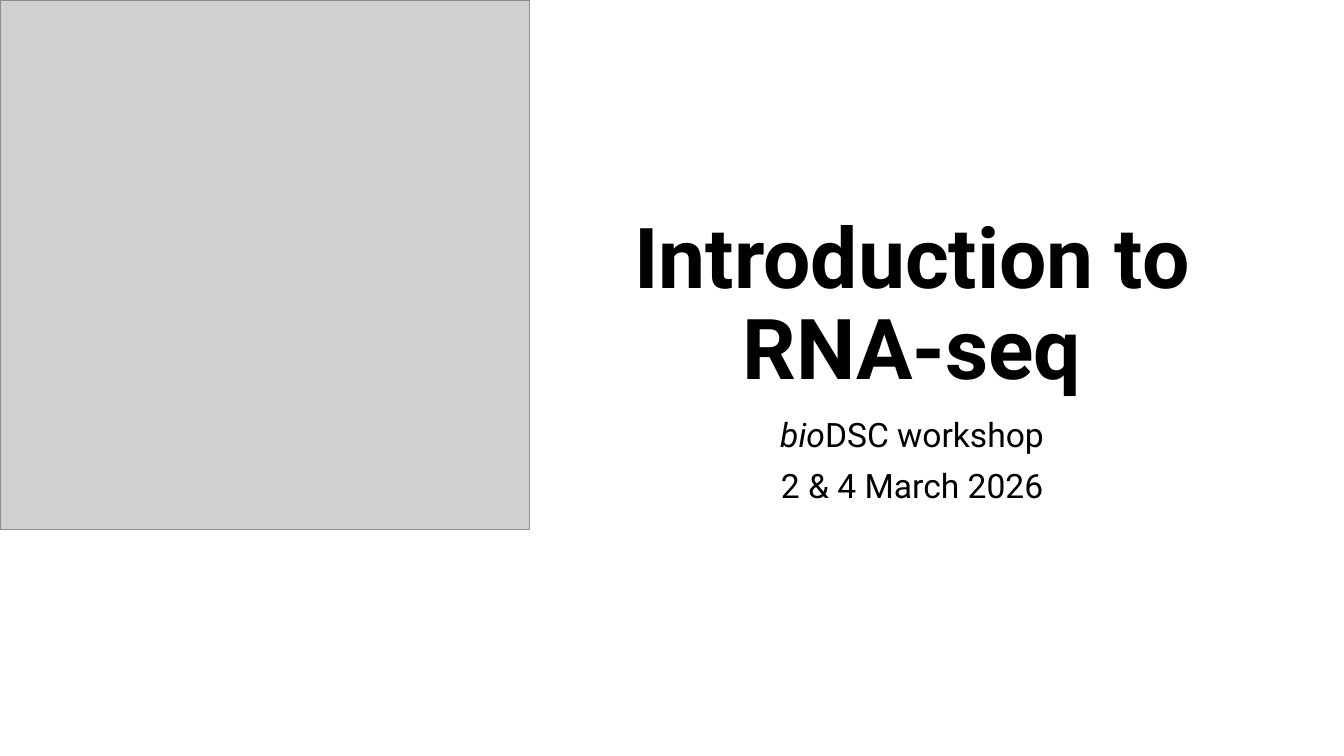
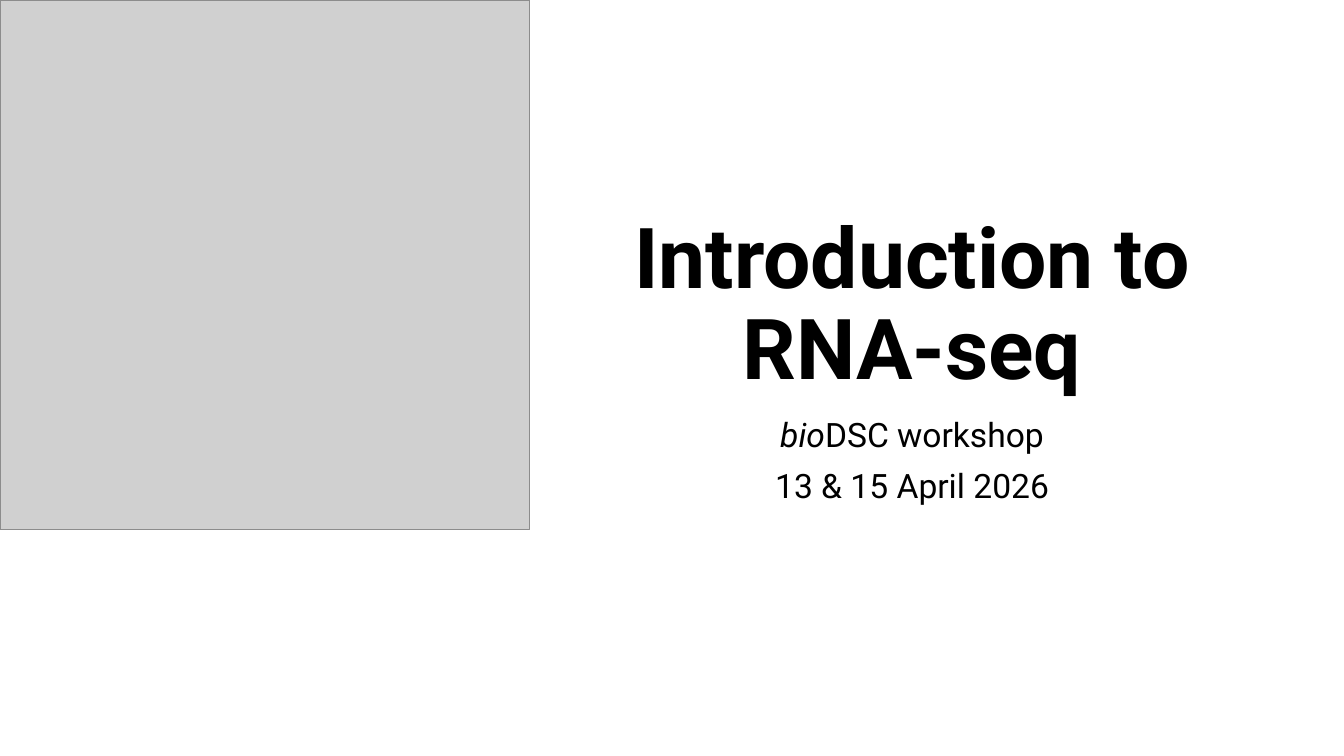
Before and after one commit to mishapaauw/RNA-seq-workshop, a slide deck: slide 1 of resources/DAY2_DESeq2.pptx. Drawn at 1344x756 pixels with LibreOffice and Linux fonts; fonts in the diff are those of the drawing; grey boxes stand for pictures. Boxes give left, top, right and bottom in pixels: in the first picture for what was removed or moved away, otherwise in the second. Text is boxed around its words. In the diff, an @@ line names an element or a change of style, - is before the commit and + after.

```diff
--- a/resources/DAY2_DESeq2.pptx
+++ b/resources/DAY2_DESeq2.pptx
@@ subtitle at [775,472,1049,505]: text changed @@
-2 & 4 March 2026
+13 & 15 April 2026
```
Also in this commit, not shown: 1 other slide changed.
